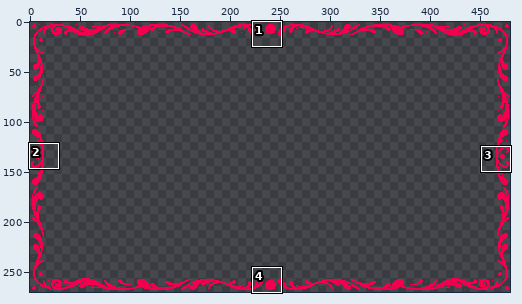
Pixel-art file, stored at artfiles/tx_battle_wall.ase. Above: a wide view before the commit, with the close-up outlined.
Close-up. Before the edit:
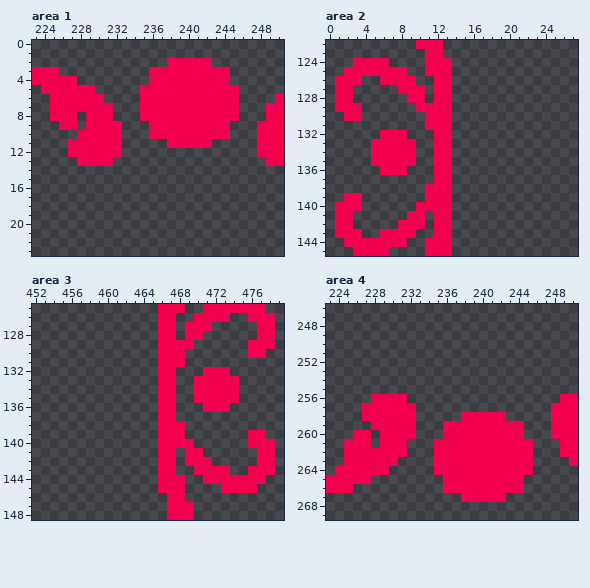
480x270 pixels, 1 frame. Shown: area 1: x 223..250, y 0..23; area 2: x 0..27, y 122..145; area 3: x 452..479, y 125..148; area 4: x 223..250, y 246..269.
Once edited:
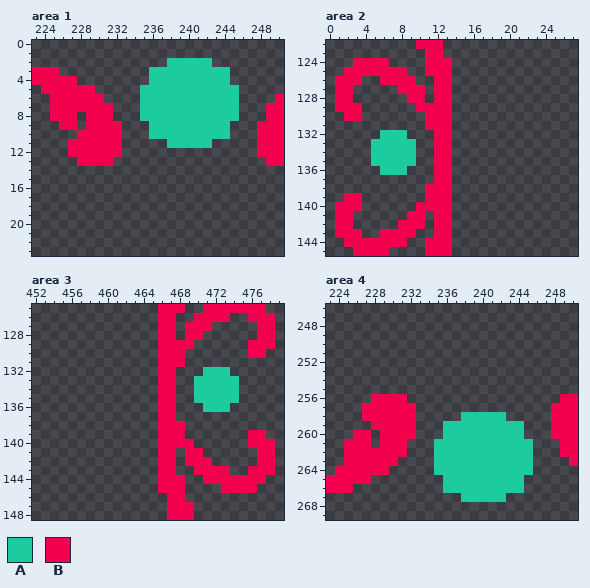
Palette (. is transparent): A #1ccb9e  B #f2004d
What changed:
--- area 1, layer "Layer 3"
@@ x 233..247 @@
  1 ...............
- 2 .....BBBBB.....
- 3 ...BBBBBBBBB...
- 4 ...BBBBBBBBB...
- 5 ..BBBBBBBBBBB..
- 6 ..BBBBBBBBBBB..
- 7 ..BBBBBBBBBBB..
- 8 ..BBBBBBBBBBB..
- 9 ...BBBBBBBBB...
-10 ...BBBBBBBBB...
-11 .....BBBBB.....
+ 2 .....AAAAA.....
+ 3 ...AAAAAAAAA...
+ 4 ...AAAAAAAAA...
+ 5 ..AAAAAAAAAAA..
+ 6 ..AAAAAAAAAAA..
+ 7 ..AAAAAAAAAAA..
+ 8 ..AAAAAAAAAAA..
+ 9 ...AAAAAAAAA...
+10 ...AAAAAAAAA...
+11 .....AAAAA.....
 12 ...............
--- area 2, layer "Layer 3"
@@ x 3..11 @@
 131 ........B
-132 ...BBB...
-133 ..BBBBB..
-134 ..BBBBB..
-135 ..BBBBB..
-136 ...BBB...
+132 ...AAA...
+133 ..AAAAA..
+134 ..AAAAA..
+135 ..AAAAA..
+136 ...AAA...
 137 .........
--- area 3, layer "Layer 3"
@@ x 468..476 @@
 131 B........
-132 ...BBB...
-133 ..BBBBB..
-134 ..BBBBB..
-135 ..BBBBB..
-136 ...BBB...
+132 ...AAA...
+133 ..AAAAA..
+134 ..AAAAA..
+135 ..AAAAA..
+136 ...AAA...
 137 .........
--- area 4, layer "Layer 3"
@@ x 233..247 @@
 257 ...............
-258 .....BBBBB.....
-259 ...BBBBBBBBB...
-260 ...BBBBBBBBB...
-261 ..BBBBBBBBBBB..
-262 ..BBBBBBBBBBB..
-263 ..BBBBBBBBBBB..
-264 ..BBBBBBBBBBB..
-265 ...BBBBBBBBB...
-266 ...BBBBBBBBB...
-267 .....BBBBB.....
+258 .....AAAAA.....
+259 ...AAAAAAAAA...
+260 ...AAAAAAAAA...
+261 ..AAAAAAAAAAA..
+262 ..AAAAAAAAAAA..
+263 ..AAAAAAAAAAA..
+264 ..AAAAAAAAAAA..
+265 ...AAAAAAAAA...
+266 ...AAAAAAAAA...
+267 .....AAAAA.....
 268 ...............
Pixel boxes of the changes (left, top, right, bottom) in both close-ups:
changed: (140, 58, 239, 148)
changed: (371, 130, 416, 175)
changed: (194, 367, 239, 412)
changed: (434, 412, 533, 502)
